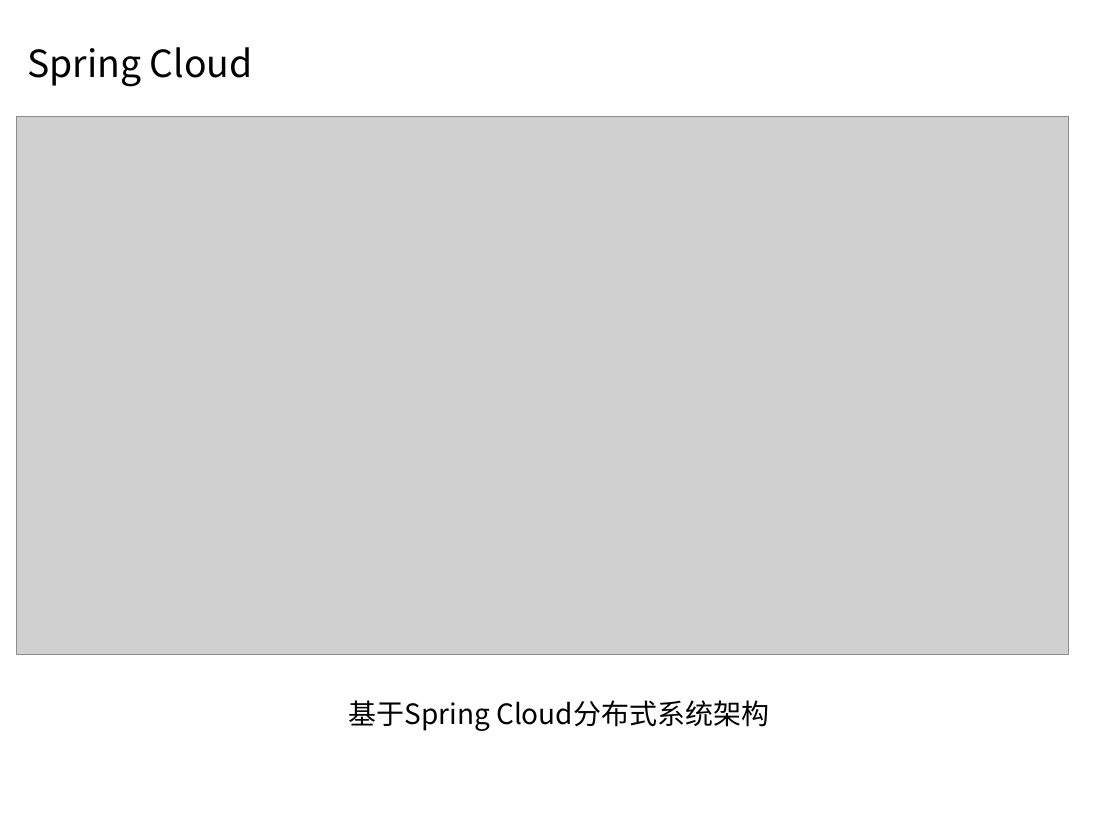
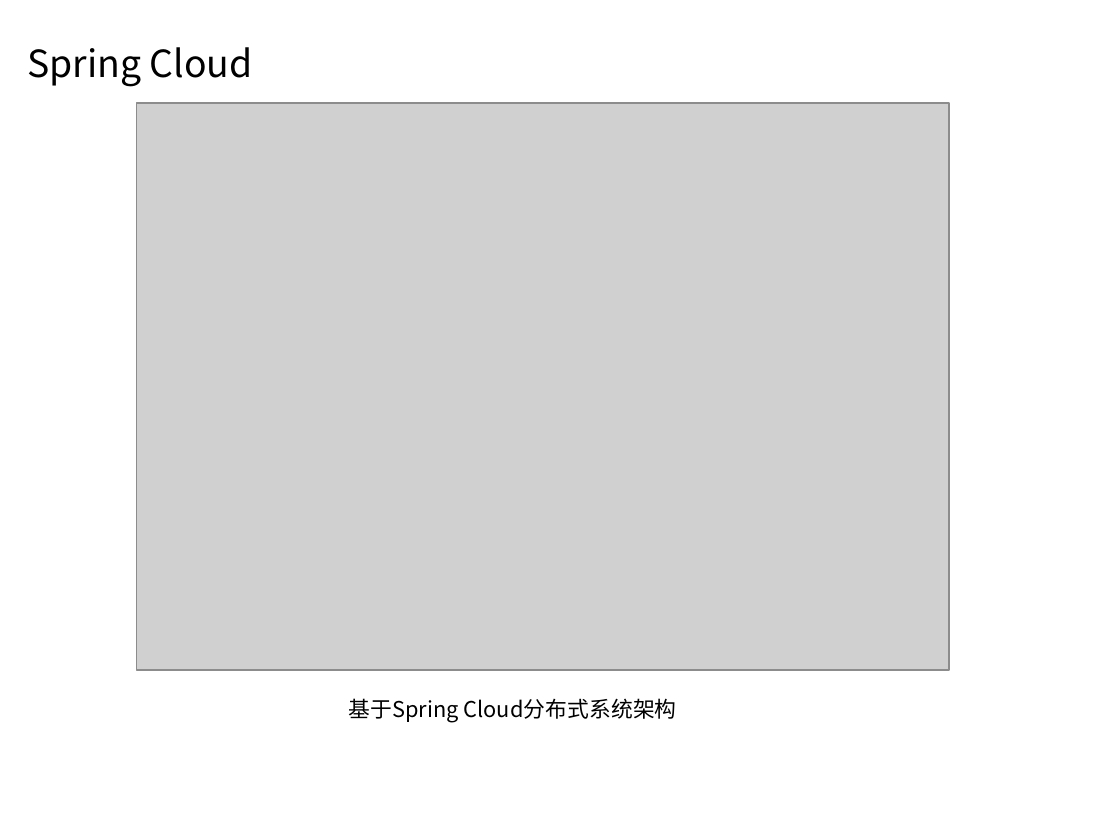
Before and after one commit to Sara-D/Spring, a slide deck: slide 12 of Spring.pptx. Drawn at 1120x840 pixels with LibreOffice and Linux fonts; fonts in the diff are those of the drawing; grey boxes stand for pictures; background and template pictures are left out. Boxes give left, top, right and bottom in pixels: in the first picture for what was removed or moved away, otherwise in the second. Text is boxed around its words. In the diff, an @@ line names an element or a change of style, - is before the commit and + after.

```diff
--- a/Spring.pptx
+++ b/Spring.pptx
@@ picture: place and size @@
-picture at [17, 116, 1068, 654]
+picture at [137, 103, 950, 670]
@@ text "基于Spring Cloud分布式系统架构" at [349, 698, 677, 723]: size 18 to 14 pt @@
```
Also in this commit, not shown: 1 other slide changed.
